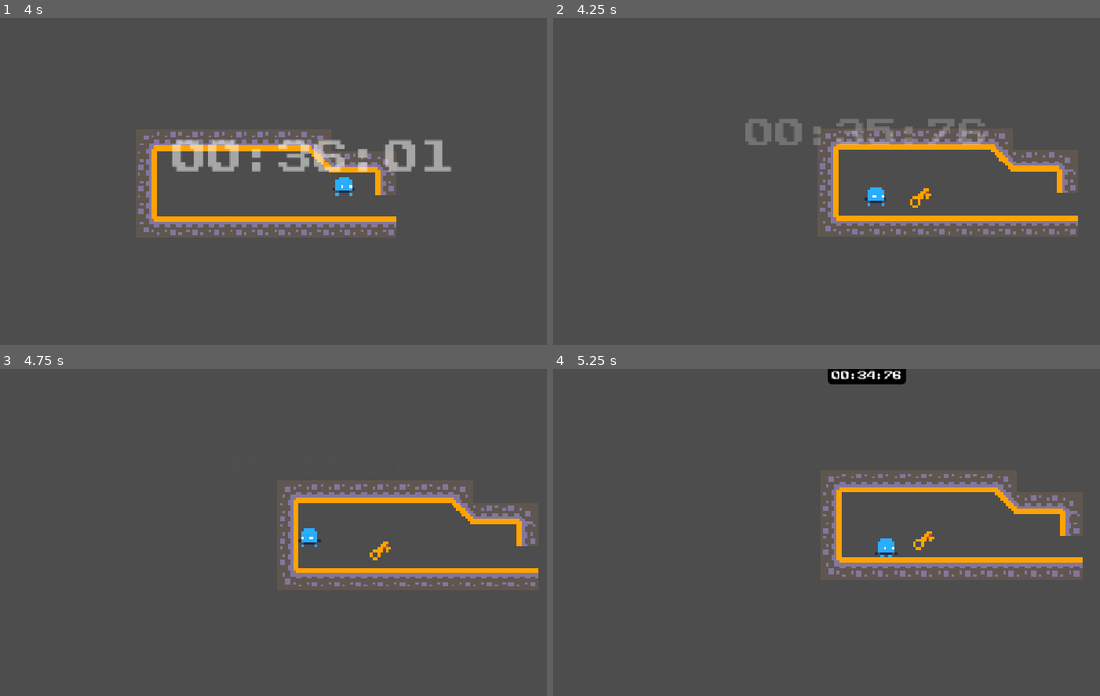
Above: before the commit, frames 1-4 (two rows, left to right).
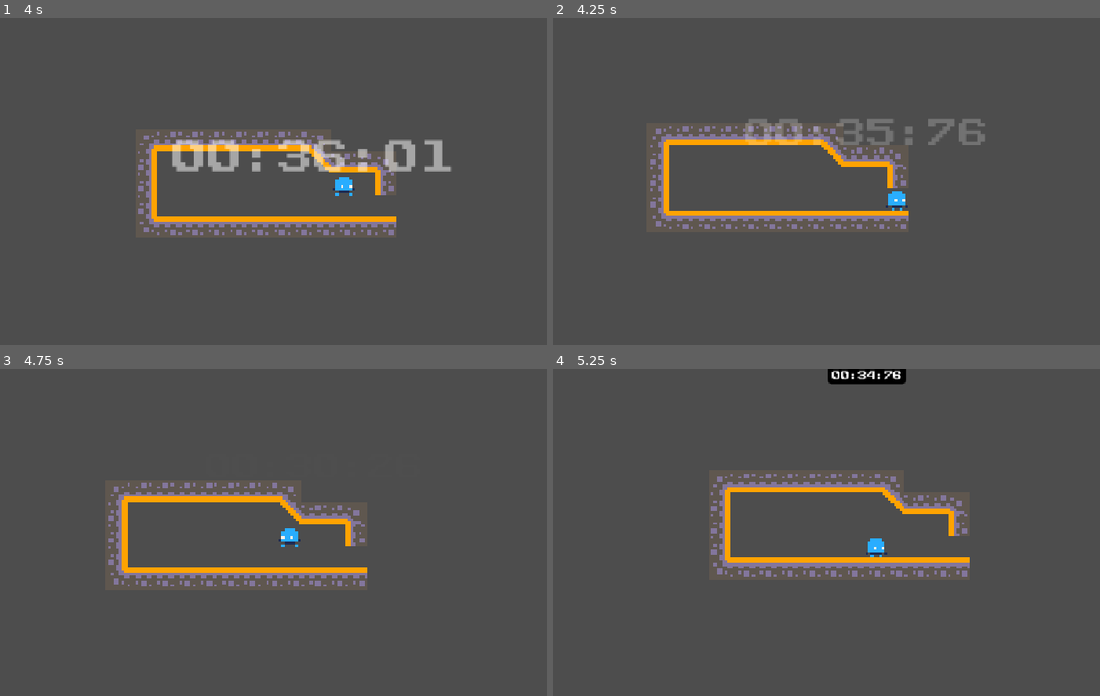
Above: after the commit, the same moments.

Repository: GameJam-NACRE/GMTK-2026
Game: Godot game, scene res://main.tscn
The game is run twice, just before and just after one commit, with the same random seed, the same clock (stepped at 60 frames per second) and the same inputs.
Inputs:
- Up to frame 1 (4 s): tap Enter at 0.5 s; hold D (move_right) 0.53-2.03 s; tap P at 0.6, 2.1, 3.6 s; tap W (move_up) at 0.77, 1.52, 3.02, 3.77 s; tap O at 1.35, 2.85 s; hold A (move_left) 2.03-2.78 s; hold D (move_right) from 2.78 s (still down)
- Up to frame 2 (4.25 s): keep holding D (move_right)
- Up to frame 3 (4.75 s): release D (move_right) at 4.28 s; hold A (move_left) from 4.28 s (still down); tap O at 4.35 s; tap W (move_up) at 4.52 s
- Up to frame 4 (5.25 s): release A (move_left) at 5.03 s; hold D (move_right) from 5.03 s (still down); tap P at 5.1 s

Frame 1 is identical in both runs. In frame 2, 7.4% of the frame differs, in the area x 17-96%, y 33-67%; in frame 3, 6.9%; in frame 4, 5.8%.
Error after the commit: Invalid call. Nonexistent function 'fade_in' in base 'Nil'. (res://src/levels/level.gd:12)

Commit message:
modif gestion des fade par level

Diff:
--- a/src/levels/level.gd
+++ b/src/levels/level.gd
@@ -2,10 +2,14 @@
 class_name Level extends Node2D
 
 @export var dialogue_queue: Array[String] = []
+@export var screen_fade_in: float
+@export var screen_fade_out : float
+
 
 @onready var flag_area: Area2D = $FlagArea
 
 func _ready() -> void:
+	await ScreenFader.fade_in(screen_fade_in)
 	EventBus.launch_dialogue.connect(_on_launch_dialogue)
 	EventBus.flag_reached.connect(_on_flag_reached)
 
@@ -19,4 +23,5 @@
 	end_level()
 
 func end_level() -> void:
+	await ScreenFader.fade_out(screen_fade_out)
 	EventBus.level_ended.emit()
--- a/src/levels/phase0/level_0.gd
+++ b/src/levels/phase0/level_0.gd
@@ -1,6 +1,5 @@
 extends Level
-class_name LevelCheckpoint
-
+class_name Level0
 
 func _ready() -> void:
 	super()
